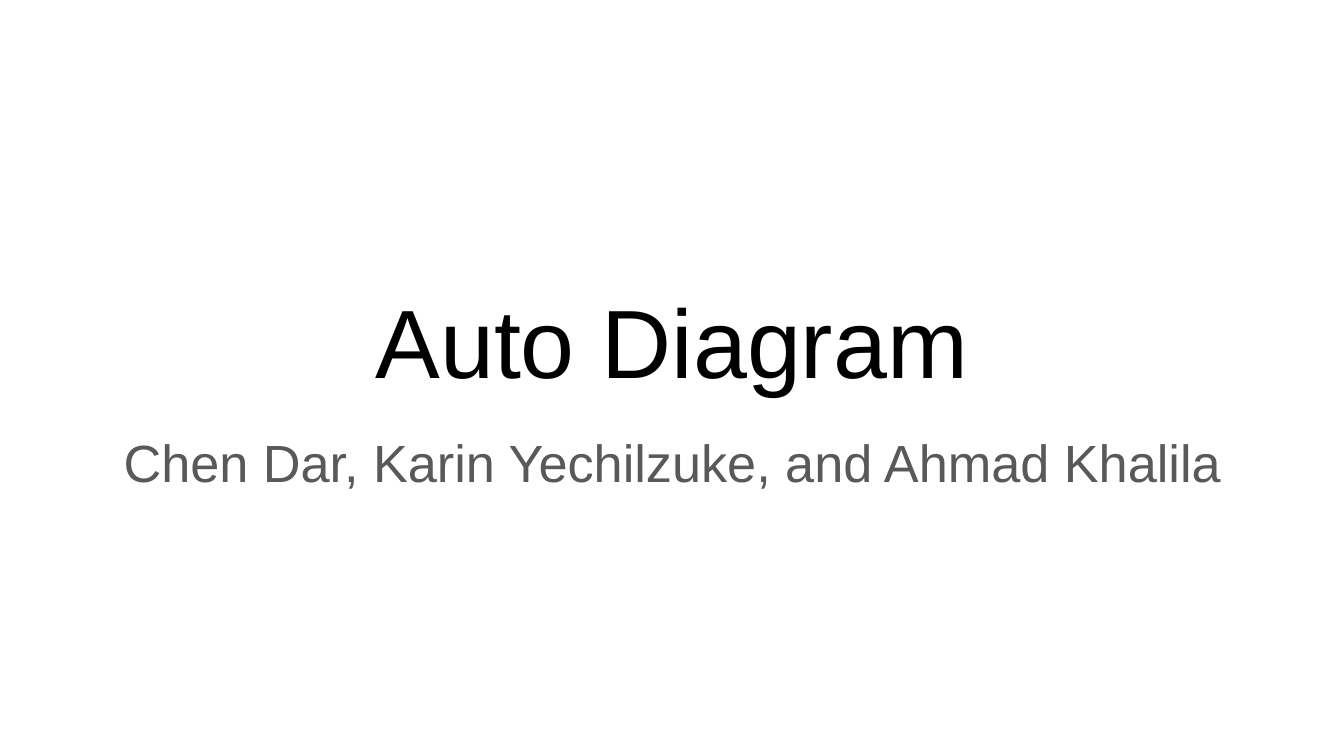
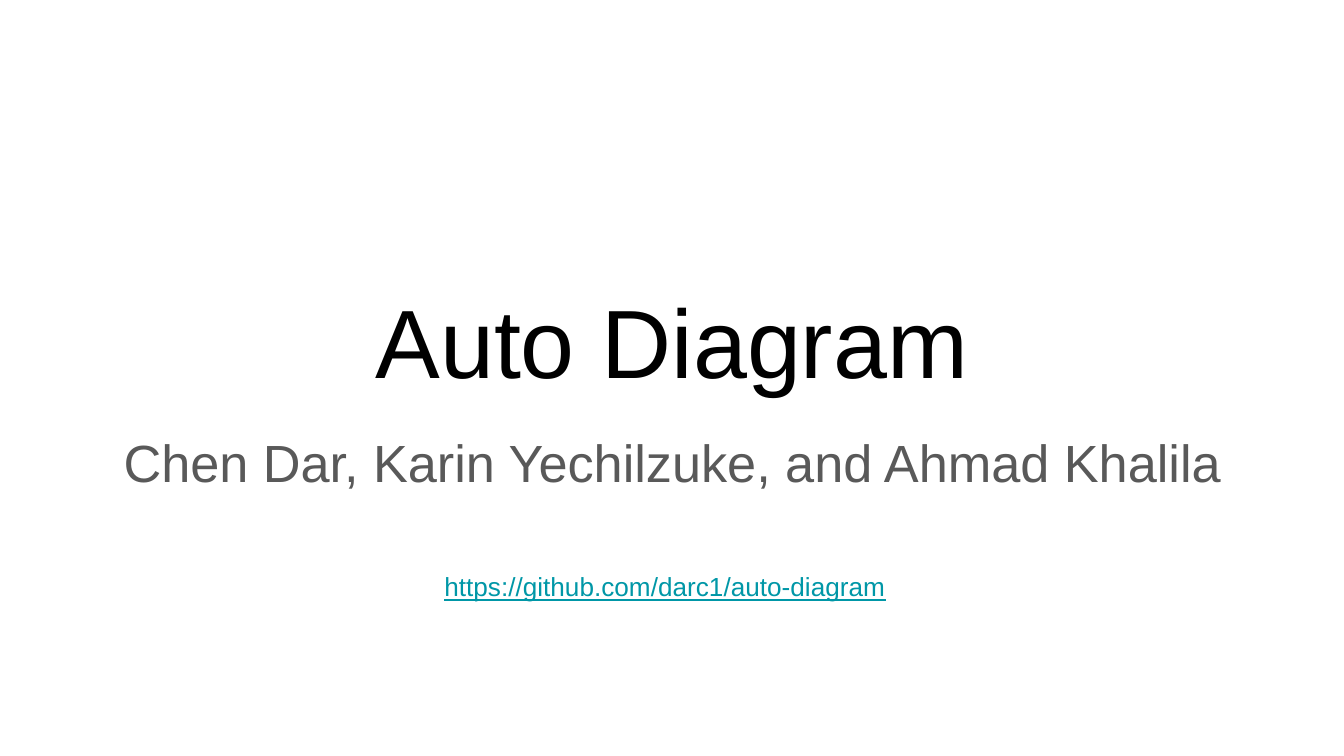
Before and after one commit to gshachar12/auto-diagram, a slide deck: slide 1 of Auto diagram.pptx. Drawn at 1344x756 pixels with LibreOffice and Linux fonts; fonts in the diff are those of the drawing. Boxes give left, top, right and bottom in pixels: in the first picture for what was removed or moved away, otherwise in the second. Text is boxed around its words. In the diff, an @@ line names an element or a change of style, - is before the commit and + after.

Commit message:
updated presentation with github link

```diff
--- a/Auto diagram.pptx
+++ b/Auto diagram.pptx
@@ text added at box(444, 577, 885, 602), 14 pt, text #0097A7, underline @@
+https://github.com/darc1/auto-diagram
```
Also in this commit, not shown: 1 other file.
